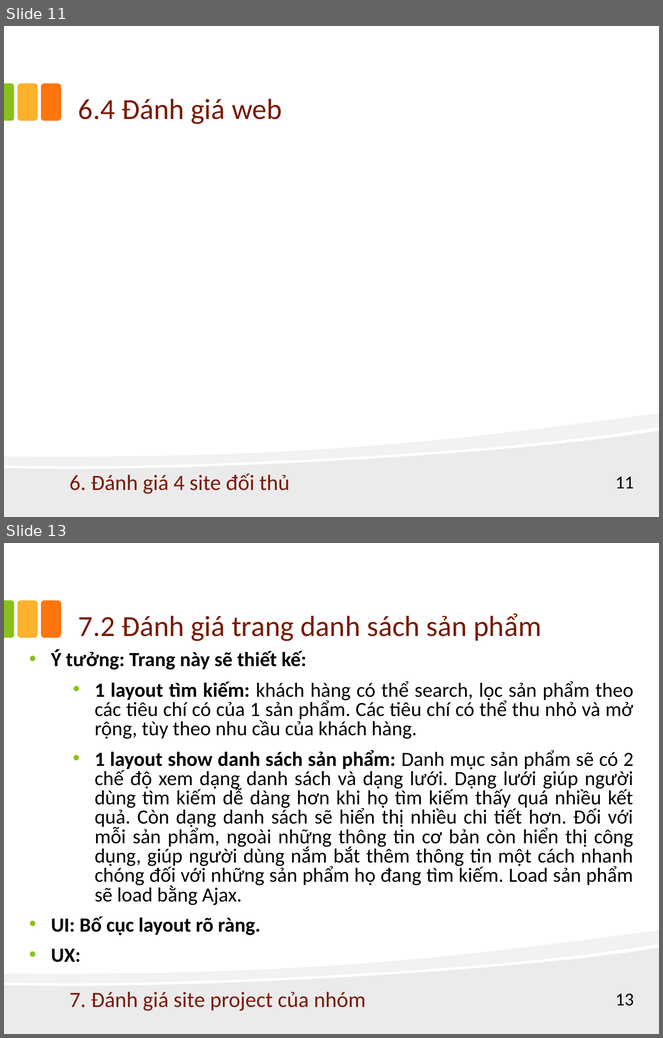
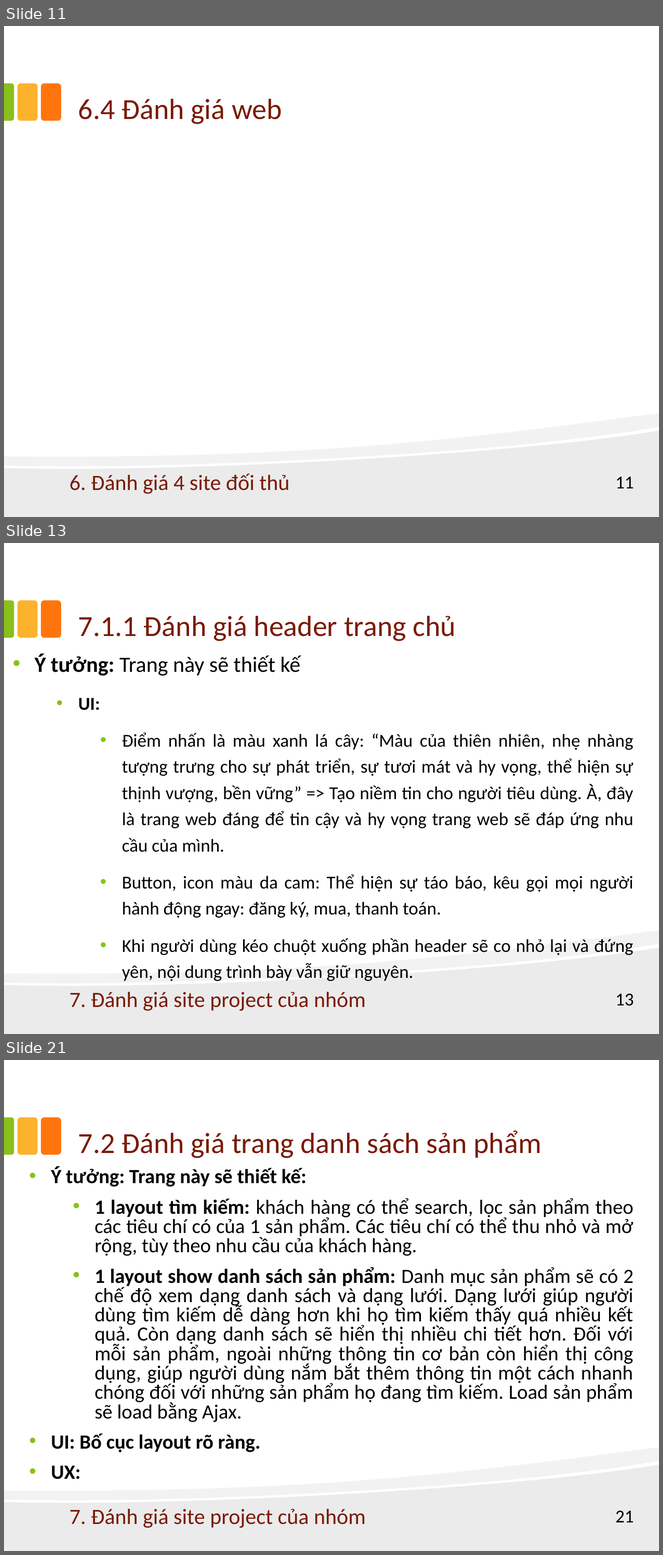
Before and after one commit to phamhoanghaison0402/Project_WebThucPhamChucNang, a slide deck: Report HCI/Report_HCI.ppt. Shown one above the other, each under a label of ours: slides 11 and 13 before the commit, slides 11, 13 and 21 after it; the slides between them are not shown. The pictures are 663x1038 and 663x1555 pixels, drawn with LibreOffice and Linux fonts; fonts in the diff are those of the drawing. Boxes give left, top, right and bottom in pixels: in the first picture for what was removed or moved away, otherwise in the second. Text is boxed around its words. In the diff, an @@ line names an element or a change of style, - is before the commit and + after.

Commit message:
xong đánh giá trang web của nhóm

```diff
--- a/Report HCI/Report_HCI.ppt
+++ b/Report HCI/Report_HCI.ppt
@@ slide 13 added at [4, 543, 659, 1034], background #FFFFFF; not listed: 5 template elements that a slide beside it also shows @@
@@ title added at [78, 616, 456, 641], 32 pt, text #7A1A07 @@
+7.1.1 Đánh giá header trang chủ
@@ text added at [35, 654, 634, 981], 20 pt, text #000000 @@
+• Ý tưởng: Trang này sẽ thiết kế
+  • UI:
+    • Điểm nhấn là màu xanh lá cây: “Màu của thiên nhiên, nhẹ nhàng tượng trưng cho sự phát triển, sự tươi mát và hy vọng, thể hiện sự thịnh vượng, bền vững” => Tạo niềm tin cho người tiêu dùng. À, đây là trang web đáng để tin cậy và hy vọng trang web sẽ đáp ứng nhu cầu của mình.
+    • Button, icon màu da cam: Thể hiện sự táo báo, kêu gọi mọi người hành động ngay: đăng ký, mua, thanh toán.
+    • Khi người dùng kéo chuột xuống phần header sẽ co nhỏ lại và đứng yên, nội dung trình bày vẫn giữ nguyên.
@@ text added at [70, 992, 366, 1012], 24 pt, text #7A1A07 @@
+7. Đánh giá site project của nhóm
@@ page number added at [616, 994, 634, 1006], 20 pt, text #000000 @@
+13
@@ what was slide 13 is now slide 21 @@
@@ page number at [616, 1511, 634, 1523]: text changed @@
-13
+21
```
Also in this commit, not shown: 5 slides changed, 7 other slides added.
